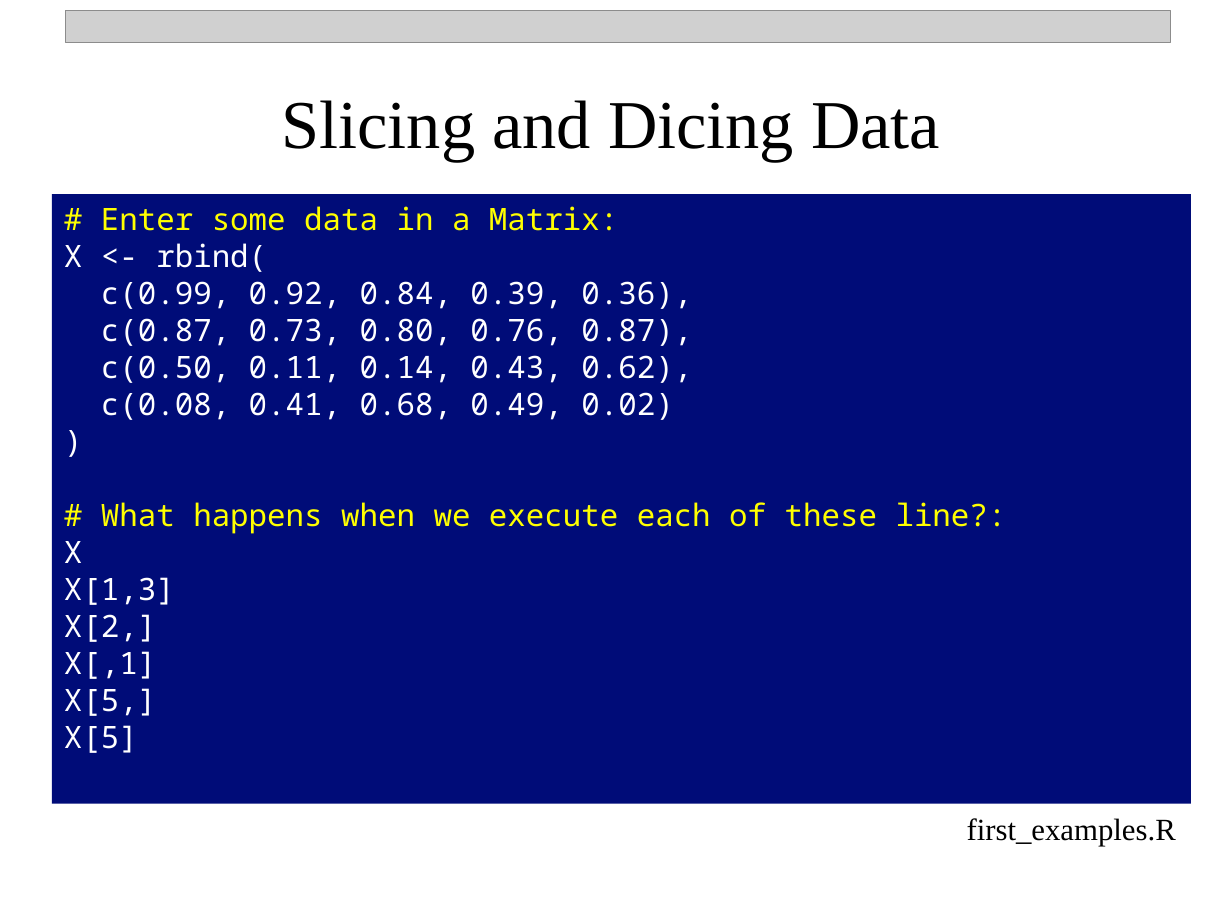
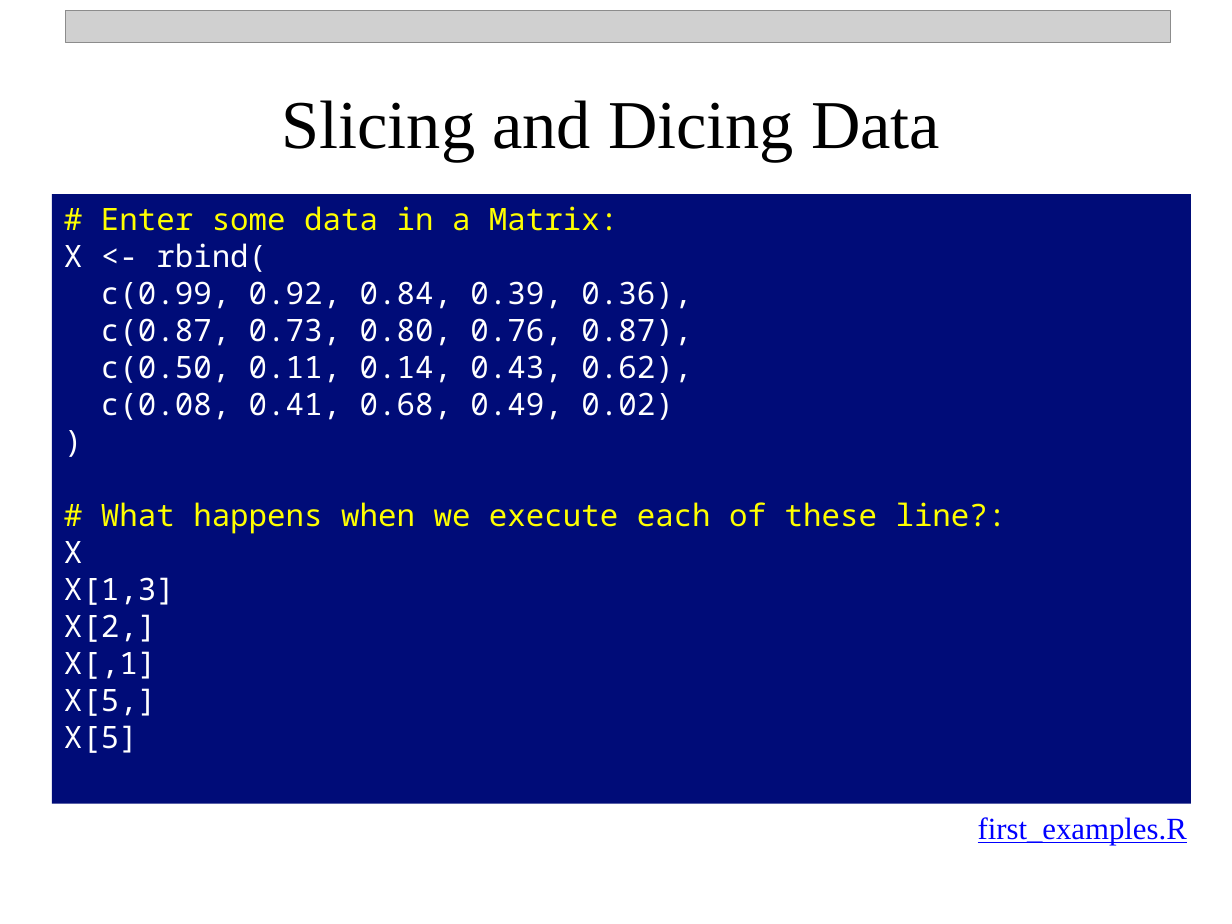
Before and after one commit to npetraco/709, a slide deck: slide 12 of Laboratories/Lab1/Intro_To_R_v2.pptx. Drawn at 1232x924 pixels with LibreOffice and Linux fonts; fonts in the diff are those of the drawing; grey boxes stand for pictures. Boxes give left, top, right and bottom in pixels: in the first picture for what was removed or moved away, otherwise in the second. Text is boxed around its words. In the diff, an @@ line names an element or a change of style, - is before the commit and + after.

```diff
--- a/Laboratories/Lab1/Intro_To_R_v2.pptx
+++ b/Laboratories/Lab1/Intro_To_R_v2.pptx
@@ text "first_examples.R": place and size @@
-text "first_examples.R" at [967,818,1176,846]
+text "first_examples.R" at [978,817,1187,845]
@@ text "first_examples.R" at [978,817,1187,845]: text colour #000000 to #0000FF, underline on @@
```
Also in this commit, not shown: 11 other slides changed, 3 other files.
